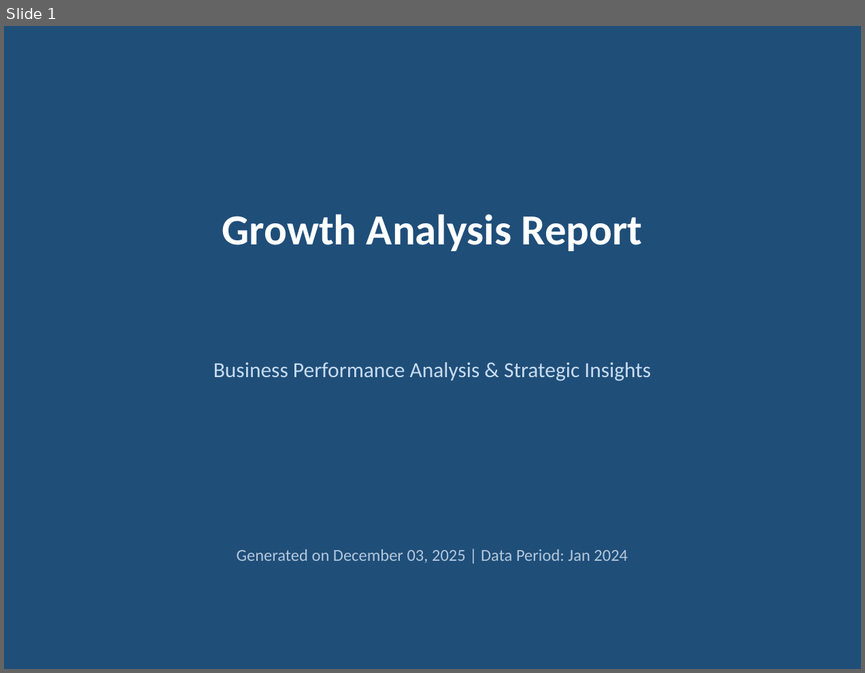
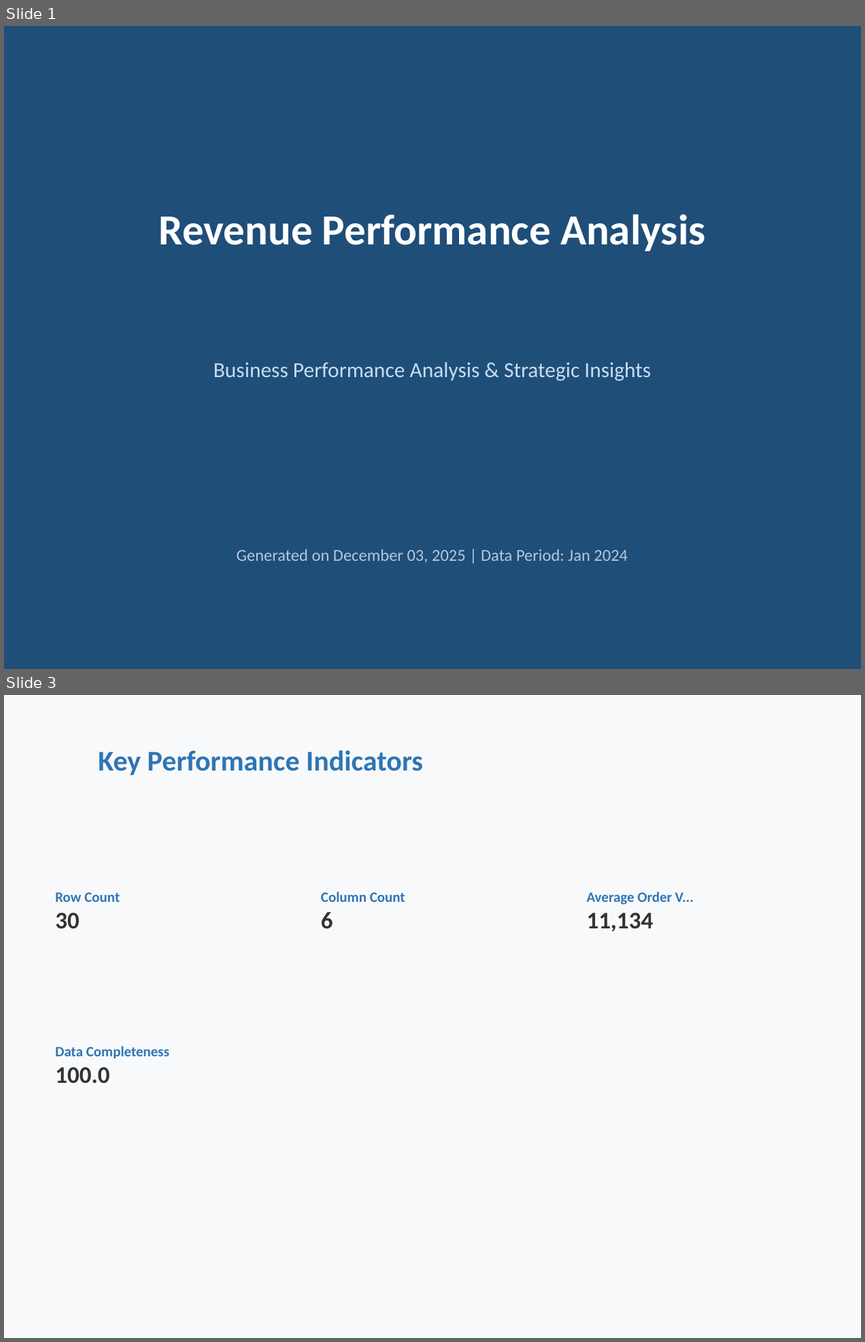
Before and after one commit to Hemanth94780/GTHackathon, a slide deck: output/automated_report.pptx. Shown one above the other, each under a label of ours: slide 1 before the commit, slides 1 and 3 after it; the slides between them are not shown. The pictures are 865x673 and 865x1342 pixels, drawn with LibreOffice and Linux fonts; fonts in the diff are those of the drawing. Boxes give left, top, right and bottom in pixels: in the first picture for what was removed or moved away, otherwise in the second. Text is boxed around its words. In the diff, an @@ line names an element or a change of style, - is before the commit and + after.

Commit message:
ai integrated analysis

```diff
--- a/output/automated_report.pptx
+++ b/output/automated_report.pptx
@@ slide 3 added at (x1=4, y1=695, x2=861, y2=1338), background #F8F9FA @@
@@ text added at (x1=98, y1=750, x2=423, y2=775), 24 pt, text #2E75B6, bold @@
+Key Performance Indicators
@@ text added at (x1=55, y1=892, x2=120, y2=929), 12 pt, text #2E75B6, bold @@
+Row Count
+30
@@ text added at (x1=321, y1=892, x2=405, y2=929), 12 pt, text #2E75B6, bold @@
+Column Count
+6
@@ text added at (x1=587, y1=892, x2=694, y2=932), 12 pt, text #2E75B6, bold @@
+Average Order V...
+11,134
@@ text added at (x1=55, y1=1046, x2=169, y2=1083), 12 pt, text #2E75B6, bold @@
+Data Completeness
+100.0
@@ slide 1 changed as well @@
@@ text at (x1=159, y1=214, x2=705, y2=251): text changed @@
-Growth Analysis Report
+Revenue Performance Analysis
```
Also in this commit, not shown: 1 other slide changed, 3 other slides added, 3 slides removed, 32 other files.
